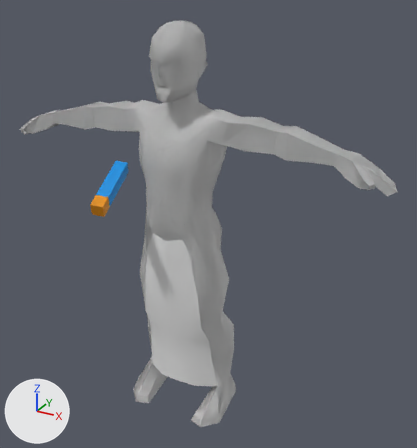
A saved change to the FBX model media/anims_X/normal/TTRP_SassySit.fbx.
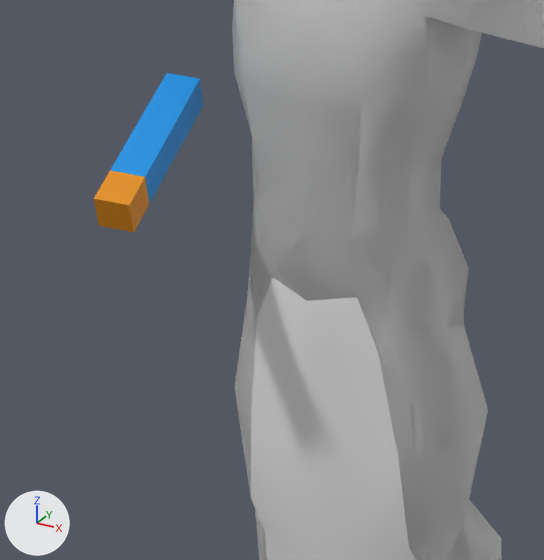
There are two pictures of each version: one whole from a 50 mm camera at (0.676, -1.062, 1.081) aimed at (0.072, 0.036, 0.533), one close up on the part from 14% to 60% of the width and 30% to 74% of the height. Every picture has the same lights, and +X, +Y and +Z are marked at lower left. Where no turn or scale is listed for an object, it has been applied to the vertices.

The scene before the commit, as lines of its bpy script (objects in view):
```python
me_body = bpy.data.meshes.new('Body')
me_body.from_pydata(...)  # 470 vertices, 914 faces; spans x -0.493..0.493, y -0.06..0.122, z -0.001..0.98
me_body_nodress = bpy.data.meshes.new('Body_NoDress')
me_body_nodress.from_pydata(...)  # 416 vertices, 826 faces; spans x -0.493..0.493, y -0.06..0.107, z -0.001..0.98
me_cube_001 = bpy.data.meshes.new('Cube.001')
me_cube_001.from_pydata(...)  # 12 vertices, 10 faces; spans x -0.033..0.033, y -0.079..0.079, z -0.043..0.043
# faces by material slot: [5, 5]
me_cube_001.materials.append(mat_material)  # orange #e79200
me_cube_001.materials.append(mat_material_001)  # blue #0094e7
ob_body_dress = bpy.data.objects.new('Body_Dress', me_body)
ob_body_dress.location = (0.0, 0.0, 0.0052)
ob_body_nodress = bpy.data.objects.new('Body_NoDress', me_body_nodress)
ob_body_nodress.location = (0.0, 0.0, 0.0052)
ob_cube = bpy.data.objects.new('Cube', me_cube_001)
ob_cube.location = (-0.1127, -0.0888, 0.6309)
```
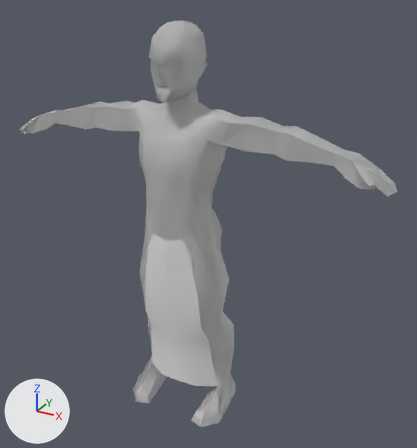
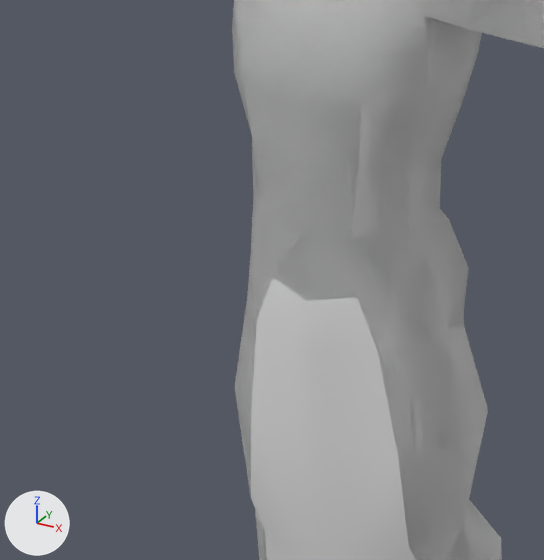
The newer file is also turned or shifted as a whole; pictures and numbers use the older file's frame.

The edits, one by one:
Object 'Cube' (ob_cube) is deleted.

What differs and where, as boxes [x1, y1, x2, y2] in the close-ups (544 x 560 px):
'Cube', deleted
    before: [94, 73, 203, 232]
    faces in mat_material_001 (blue #0094e7): [111, 73, 203, 204]
    faces in mat_material (orange #e79200): [94, 170, 149, 232]
'Body_Dress', unchanged, uncovered by the edit
    before: [251, 278, 416, 560]
    after: [232, 0, 544, 560]
'Body_NoDress', unchanged, covered by the edit
    before: [232, 0, 544, 560]
